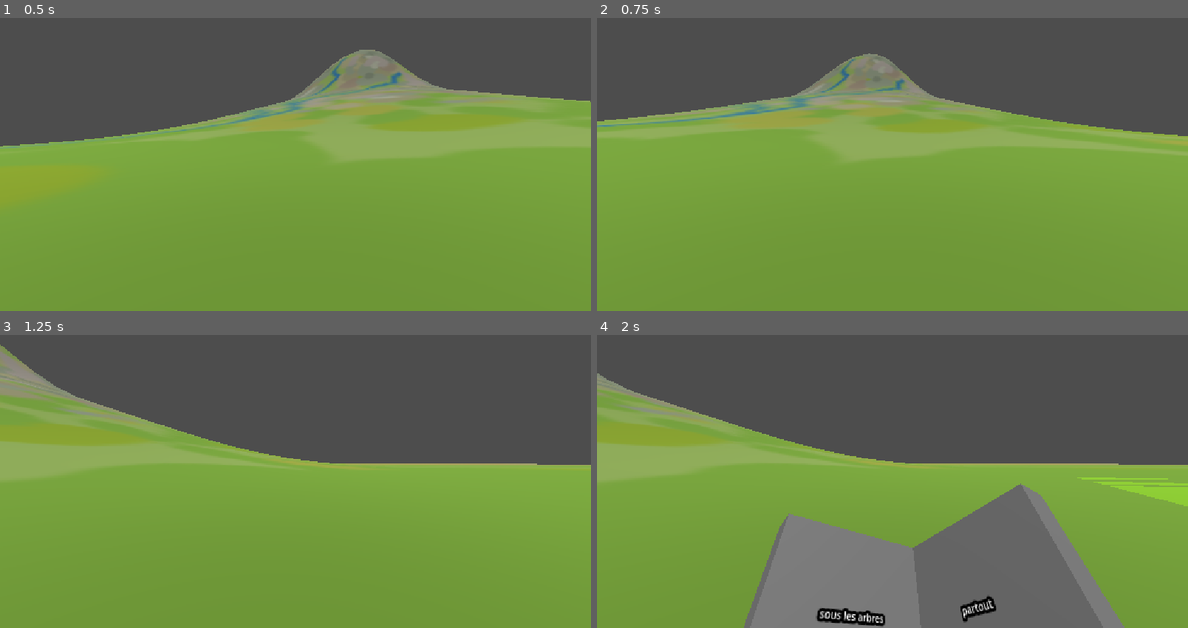
Above: before the commit, frames 1-4 (two rows, left to right).
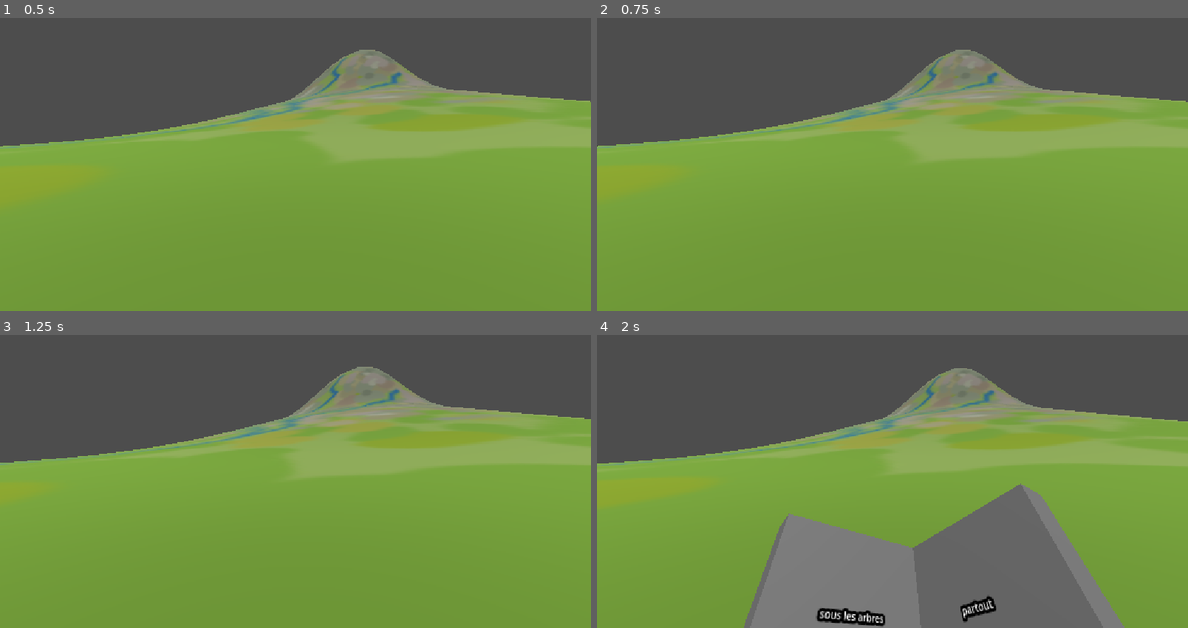
Above: after the commit, the same moments.

Repository: flatweb/gamejam4photo
Game: Godot game, scene res://root.tscn
Two runs of this game, one before a commit and one after it. Both use one fixed random seed, a clock stepped at 60 frames per second and the inputs below. The engine's default icon, where the game draws it, is replaced by a stand-in: a white triangle on a blue panel in a dark square.
Inputs (mouse positions are in pixels of both pictures, inside the frame that each line leads up to):
- Up to frame 1 (0.5 s): no input
- Up to frame 2 (0.75 s): tap Enter (ui_accept) at 0.5, 0.6 s; move the mouse to (922, 143) at 0.52 s; hold Right (right) from 0.53 s (still down)
- Up to frame 3 (1.25 s): keep holding Right (right); tap Enter (ui_accept) at 0.77, 1.07 s
- Up to frame 4 (2 s): move the mouse to (862, 463) at 1.27 s; release Right (right) at 1.28 s; hold Down (back) from 1.28 s (still down); tap Q (album) at 1.35 s; tap Enter (ui_accept) at 1.52, 1.55, 1.82 s

Frame 1 is identical in both runs. In frame 2, 15% of the frame differs, in the area x 0-100%, y 10-49%; in frame 3, 20%, in the area x 0-100%, y 3-49%; in frame 4, 19%.

Commit message:
Changement des déplacments, et de l'orientation avec la souris

Diff:
--- a/espace_jeu.tscn
+++ b/espace_jeu.tscn
@@ -59,6 +59,8 @@
 
 [node name="Joueur" parent="." unique_id=887026073 instance=ExtResource("1_r28ko")]
 transform = Transform3D(1, 0, 0, 0, 1, 0, 0, 0, 1, 0, 0.1, 0)
+camera_FOV = null
+interaction_ray_length = null
 
 [node name="DirectionalLight3D" type="DirectionalLight3D" parent="." unique_id=301571981]
 transform = Transform3D(1, 0, 0, 0, -4.3711385e-08, 0.99999994, 0, -0.99999994, -4.3711385e-08, 0, 10, 0)
--- a/joueur.gd
+++ b/joueur.gd
@@ -2,6 +2,7 @@
 
 
 const SPEED = 5.0
+const SPEED_LATERAL = 3.0
 const JUMP_VELOCITY = 4.5
 const ROT_SPEED = 2
 const BEND_SPEED = 1
@@ -11,6 +12,9 @@
 var albumopened : bool = false
 var albumopening : bool = false
 var mouse_captured : bool = false
+var look_dir : Vector2
+var camera_sens : float = 1.0
+
 
 func capture_mouse() -> void:
 	Input.set_mouse_mode(Input.MOUSE_MODE_CAPTURED)
@@ -23,7 +27,7 @@
 
 
 @onready var fps_camera: Camera3D = %Camera3D
-@onready var interaction_ray: RayCast3D = %InteractionRay
+#@onready var interaction_ray: RayCast3D = %InteractionRay
 
 @export var camera_FOV = 55
 @export var interaction_ray_length = 3.0
@@ -43,7 +47,7 @@
 			toggle_cursor_mode()
 		elif mouseevent.pressed == false and cursor_locked :
 			$Tete.rotation_degrees.x = 0.0
-			$Tete.rotation_degrees.y = 0.0
+			$Tete.rotation_degrees.y	 = 0.0
 			toggle_cursor_mode()
 
 	if cursor_locked and event is InputEventMouseMotion:
@@ -69,6 +73,23 @@
 		Input.set_mouse_mode(Input.MOUSE_MODE_CAPTURED)
 	cursor_locked = !cursor_locked
 
+func _handle_joypad_camera_rotation(delta: float, sens_mod: float = 1.0) -> void:
+	var joypad_dir: Vector2 = Input.get_vector(&"look_left", &"look_right", &"look_up", &"look_down")
+	if joypad_dir.length() > 0:
+		look_dir += joypad_dir * delta
+		rotation.y -= look_dir.x * camera_sens * sens_mod
+		$Tete.rotation.x = clamp($Tete.rotation.x - look_dir.y * camera_sens * sens_mod, -1.5, 1.5)
+		$Tete.rotation_degrees.x = clamp($Tete.rotation_degrees.x, -70, 70)
+		$Tete.rotation_degrees.y = clamp($Tete.rotation_degrees.y, -70, 70)
+		look_dir = Vector2.ZERO
+	else:
+		look_dir = Vector2(sign($Tete.rotation_degrees.y),sign($Tete.rotation_degrees.x))*delta
+		if sign($Tete.rotation.x - look_dir.y * camera_sens * sens_mod) != sign($Tete.rotation.x):
+			$Tete.rotation.x = 0.0
+		else:
+			$Tete.rotation.x = clamp($Tete.rotation.x - look_dir.y * camera_sens * sens_mod, -1.5, 1.5)
+		look_dir = Vector2.ZERO
+
 
 func _physics_process(delta: float) -> void:
 
@@ -83,32 +104,24 @@
 		## do nothing
 		#pass
 	#else :
+
+	_handle_joypad_camera_rotation(delta)
+
 	if true:
 		# Get the input direction and handle the movement/deceleration.
 		# As good practice, you should replace UI actions with custom gameplay actions.
 		#var bend = Input.get_action_strength("back")
 		var front = -Input.get_action_strength("front") + Input.get_action_strength("back")
-		var turn = Input.get_action_strength("left") - Input.get_action_strength("right")
-		if turn != 0 :
-			rotate_y(delta*turn*ROT_SPEED)
+		var lateral = Input.get_action_strength("left") - Input.get_action_strength("right")
 
 		var direction : Vector3
 		direction = Vector3(sin(rotation.y),0,cos(rotation.y))
 		velocity = direction.normalized()*front*SPEED
-
-		#if bend > 0:
-			#var bendangle = min(delta*BEND_SPEED,MAX_BEND_ANGLE)
-			## on se benche en arrière, donc on va vers le négatif
-			#rotation.x = max(rotation.x-bendangle,-MAX_BEND_ANGLE)
-		#elif rotation.x < 0 :
-			#var bendangle = min(delta*BEND_SPEED,MAX_BEND_ANGLE)
-			## on revient droit, donc on va vers zéro
-			#rotation.x = min(rotation.x+bendangle,0)
+		velocity +=  Vector3(-cos(rotation.y),0,sin(rotation.y)).normalized()*lateral*SPEED_LATERAL
 
 		# Handle jump.
-		if Input.is_action_just_pressed("ui_accept") and is_on_floor():
+		if Input.is_action_just_pressed("jump") and is_on_floor():
 			velocity.y = JUMP_VELOCITY
-
 	move_and_slide()
 
 func _process(delta : float):
--- a/project.godot
+++ b/project.godot
@@ -61,6 +61,26 @@
 "events": [Object(InputEventKey,"resource_local_to_scene":false,"resource_name":"","device":16,"window_id":0,"alt_press …(195 unchanged characters)…
 ]
 }
+look_left={
+"deadzone": 0.2,
+"events": [Object(InputEventJoypadMotion,"resource_local_to_scene":false,"resource_name":"","device":-1,"axis":2,"axis_value":-1.0,"script":null)
+]
+}
+look_right={
+"deadzone": 0.2,
+"events": [Object(InputEventJoypadMotion,"resource_local_to_scene":false,"resource_name":"","device":-1,"axis":2,"axis_value":1.0,"script":null)
+]
+}
+look_up={
+"deadzone": 0.2,
+"events": [Object(InputEventJoypadMotion,"resource_local_to_scene":false,"resource_name":"","device":-1,"axis":3,"axis_value":1.0,"script":null)
+]
+}
+look_down={
+"deadzone": 0.2,
+"events": [Object(InputEventJoypadMotion,"resource_local_to_scene":false,"resource_name":"","device":-1,"axis":3,"axis_value":-1.0,"script":null)
+]
+}
 
 [physics]
 
